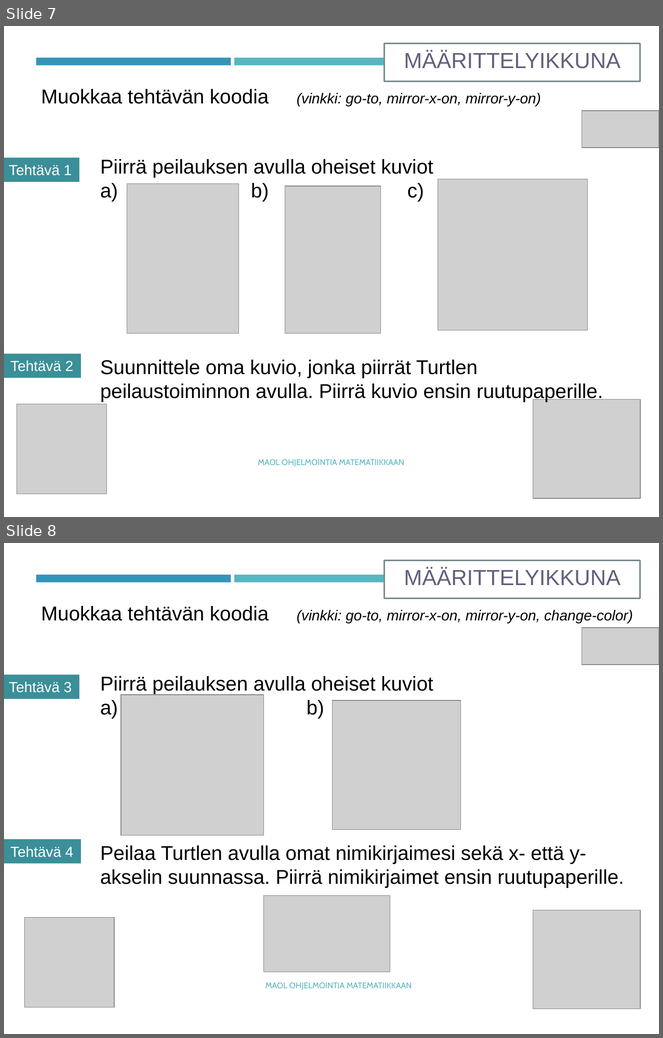
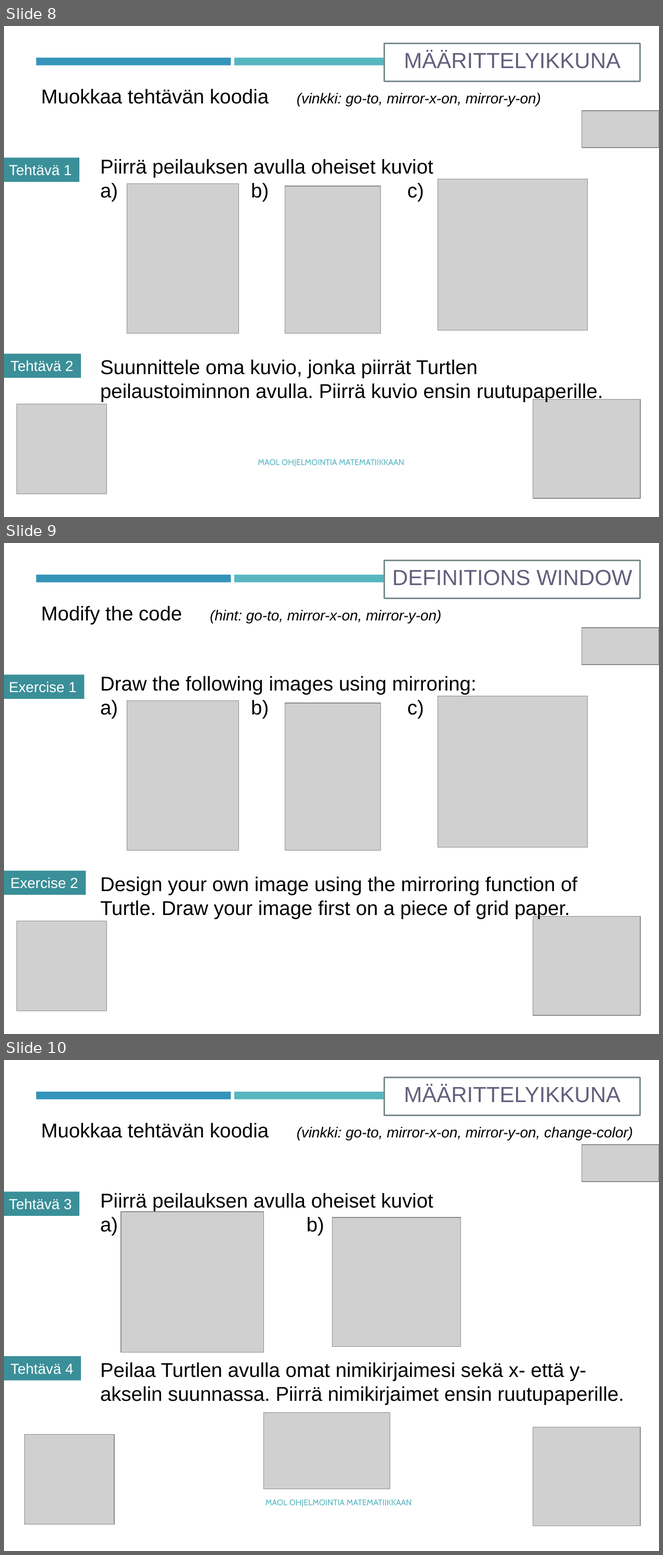
Before and after one commit to tyynetyyne/tyynetyyne.github.io, a slide deck: tehtavat/tiedostot/maol/power_point/Racket-MAOL-5-6-turtle2.pptx. Shown one above the other, each under a label of ours: slides 7 and 8 before the commit, slides 8, 9 and 10 after it. The pictures are 663x1038 and 663x1555 pixels, drawn with LibreOffice and Linux fonts; fonts in the diff are those of the drawing; grey boxes stand for pictures. Boxes give left, top, right and bottom in pixels: in the first picture for what was removed or moved away, otherwise in the second. Text is boxed around its words. In the diff, an @@ line names an element or a change of style, - is before the commit and + after.

```diff
--- a/tehtavat/tiedostot/maol/power_point/Racket-MAOL-5-6-turtle2.pptx
+++ b/tehtavat/tiedostot/maol/power_point/Racket-MAOL-5-6-turtle2.pptx
@@ slide 9 added at box(4, 543, 659, 1034), background #FFFFFF; not listed: 2 template elements that a slide beside it also shows @@
@@ rectangle added at box(385, 560, 640, 598), fill #FFFFFF, outline #7A8C8E 1.75 pt, 24 pt, text #635F7C @@
+DEFINITIONS WINDOW
@@ text added at box(41, 606, 441, 625), 16 pt, text #000000, italic @@
+Modify the code (hint: go-to, mirror-x-on, mirror-y-on)
@@ picture added at box(582, 628, 659, 664) @@
@@ rectangle added at box(4, 675, 85, 699), fill #3A8F98, 16 pt, text #FFFFFF @@
+Exercise 1
@@ text added at box(100, 676, 477, 719), 22 pt, text #000000 @@
+Draw the following images using mirroring:
+a) b) c)
@@ picture added at box(438, 696, 588, 848) @@
@@ picture added at box(127, 701, 239, 850) @@
@@ picture added at box(285, 703, 380, 850) @@
@@ rectangle added at box(4, 871, 86, 896), fill #3A8F98, 16 pt, text #FFFFFF @@
+Exercise 2
@@ text added at box(100, 877, 578, 919), 22 pt, text #000000 @@
+Design your own image using the mirroring function of Turtle. Draw your image first on a piece of grid paper.
@@ picture added at box(533, 916, 641, 1015) @@
@@ picture added at box(17, 921, 107, 1011) @@
@@ what was slide 7 is now slide 8 @@
@@ what was slide 8 is now slide 10 @@
```
Also in this commit, not shown: 1 other slide added, 3 other files.
